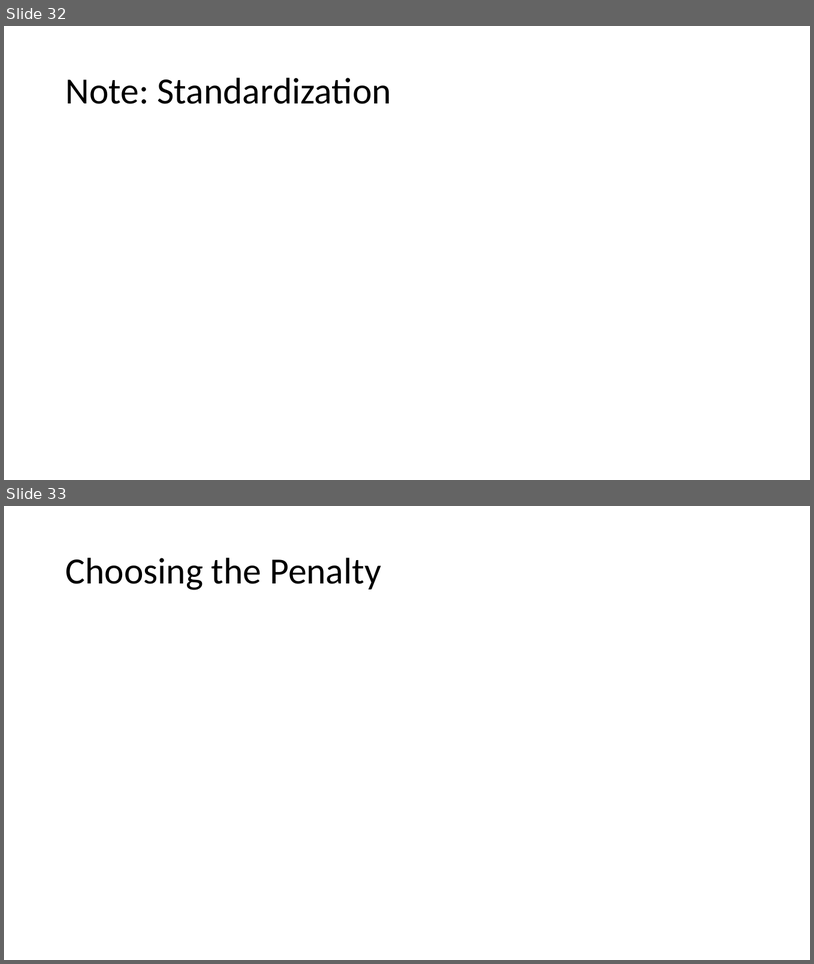
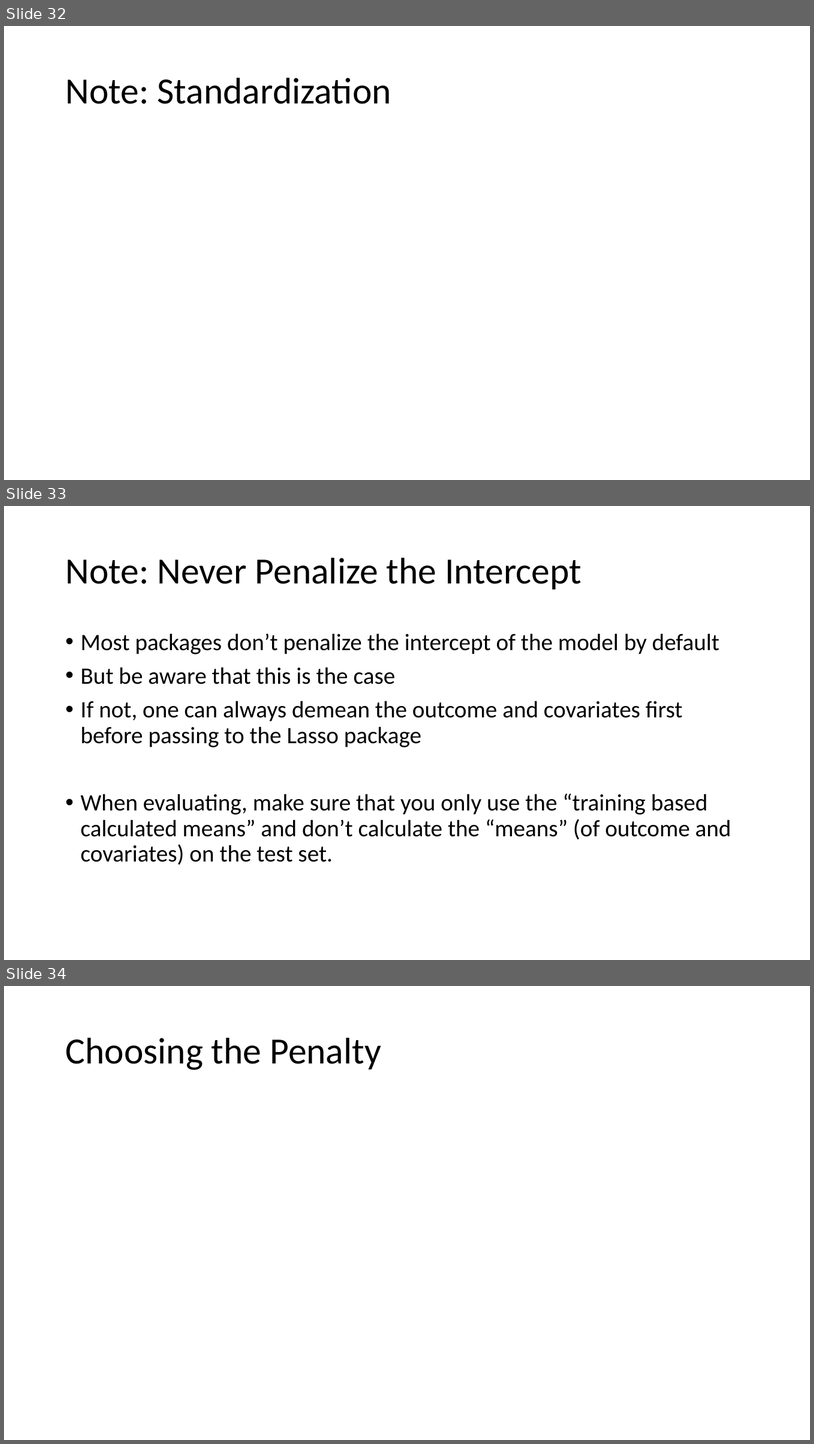
Before and after one commit to stanford-msande228/winter24, a slide deck: assets/presentations/MSANDE228_Lecture4_Inference_in_High_Dimensional_Linear_Models.pptx. Shown one above the other, each under a label of ours: slides 32 and 33 before the commit, slides 32, 33 and 34 after it. The pictures are 814x964 and 814x1444 pixels, drawn with LibreOffice and Linux fonts; fonts in the diff are those of the drawing; grey boxes stand for pictures. Boxes give left, top, right and bottom in pixels: in the first picture for what was removed or moved away, otherwise in the second. Text is boxed around its words. In the diff, an @@ line names an element or a change of style, - is before the commit and + after.

```diff
--- a/assets/presentations/MSANDE228_Lecture4_Inference_in_High_Dimensional_Linear_Models.pptx
+++ b/assets/presentations/MSANDE228_Lecture4_Inference_in_High_Dimensional_Linear_Models.pptx
@@ slide 33 added at [4,506,810,960], background #FFFFFF @@
@@ title added at [65,558,582,589], 44 pt, text #000000 @@
+Note: Never Penalize the Intercept
@@ text added at [81,633,732,865], 28 pt, text #000000 @@
+• Most packages don’t penalize the intercept of the model by default
+• But be aware that this is the case
+• If not, one can always demean the outcome and covariates first before passing to the Lasso package
+• When evaluating, make sure that you only use the “training based calculated means” and don’t calculate the “means” (of outcome and covariates) on the test set.
@@ what was slide 33 is now slide 34 @@
```
Also in this commit, not shown: 1 other file.
